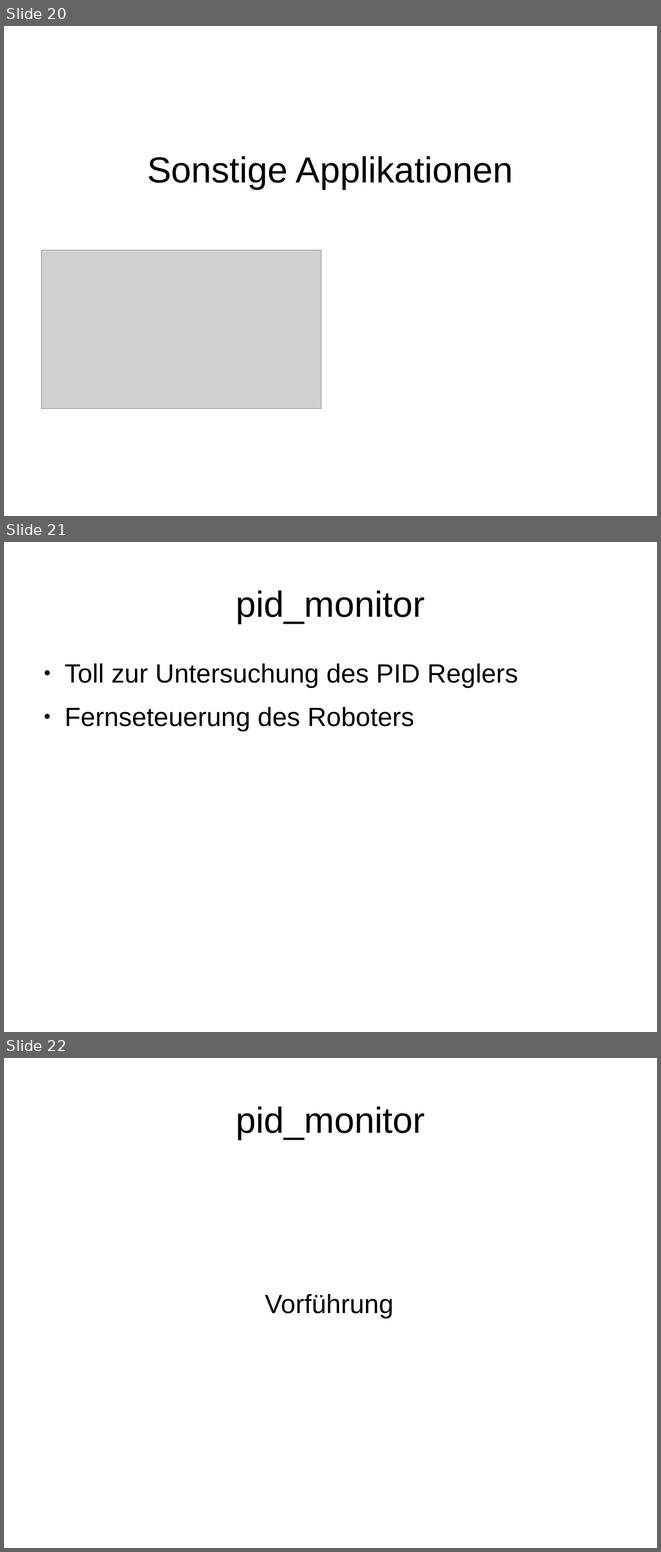
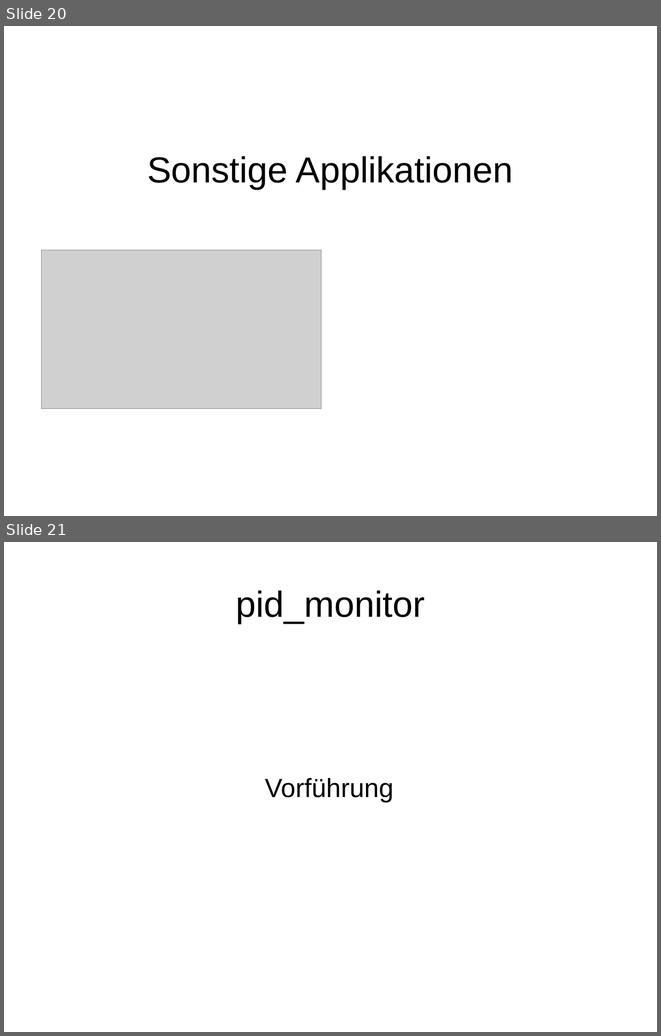
Before and after one commit to Smart-Minotaur/nxt_minotaur, a slide deck: doc/Präsentation.odp. Shown one above the other, each under a label of ours: slides 20, 21 and 22 before the commit, slides 20 and 21 after it. The pictures are 661x1552 and 661x1036 pixels, drawn with LibreOffice and Linux fonts; fonts in the diff are those of the drawing; grey boxes stand for pictures. Boxes give left, top, right and bottom in pixels: in the first picture for what was removed or moved away, otherwise in the second. Text is boxed around its words. In the diff, an @@ line names an element or a change of style, - is before the commit and + after.

```diff
--- a/doc/Präsentation.odp
+++ b/doc/Präsentation.odp
@@ slide 21 removed at (4,542,657,1032), background #FFFFFF @@
@@ title removed at (236,590,425,623) @@
-pid_monitor
@@ text removed at (64,663,518,731) @@
-● Toll zur Untersuchung des PID Reglers
-● Fernseteuerung des Roboters
@@ what was slide 22 is now slide 21 @@
```
Also in this commit, not shown: 2 other files.
